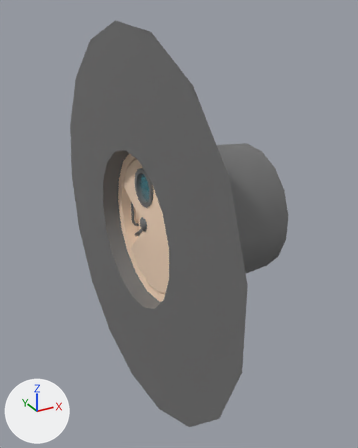
Two versions of the FBX model assets/models/superDoorToShowerRoom.fbx, one commit apart.
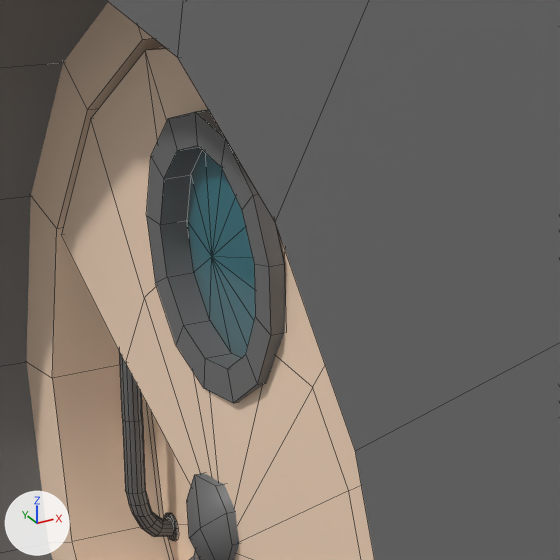
Each version is shown whole from a 50 mm lens placed at (-0.387, -4.469, 3.19), pointed at (2.104, 0.061, 0.925), then close up on the part from 32% to 53% of the width and 34% to 51% of the height. The axes (+X, +Y, +Z) are drawn at lower left. The lights are the same throughout. The close-ups show mesh edges as thin lines. Vertices at the same position are counted once.

Objects in the first close-up: 'superDoorToShowerRoom'.
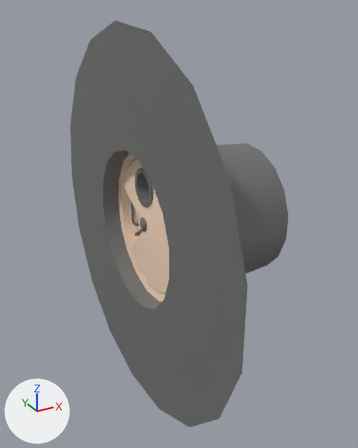
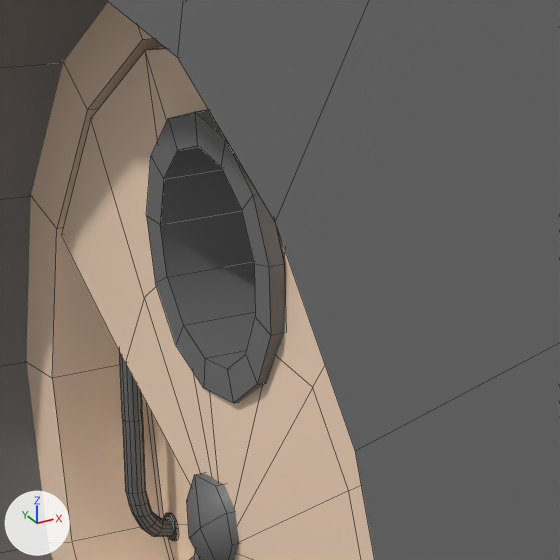
Location of each change, (x1, y1, x2, y2) in pixels of the close-ups (560 x 560 px):
part 1 of me_cylinder_002, deleted (cyan): before (187, 150, 255, 358)

What the commit changed:
me_cylinder_002 has 575 vertices, 520 faces and spans x 1.5..3.0, y -2.04..2.08, z -1.07..3.07.
me_cylinder_002 is used by ob_superdoortoshowerroom; location (0.0, 0.0, 0.0).
me_cylinder_002 part 1: the loose piece of 27 vertices spanning x 1.67..1.71, y -0.14..0.23, z 1.25..1.62 is deleted.
me_cylinder_002 no longer uses material mat_glass (cyan #4ed1e7).
